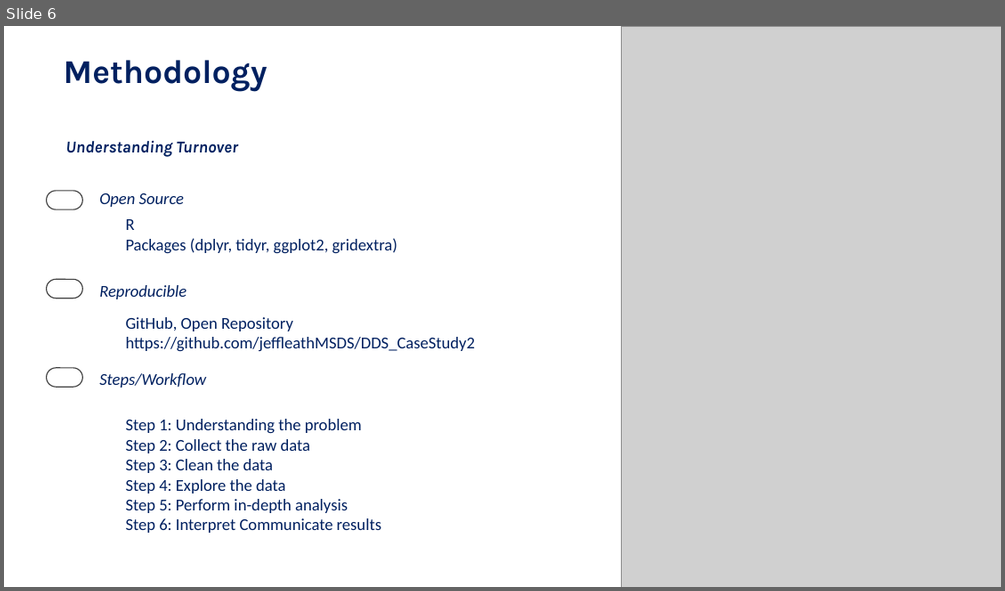
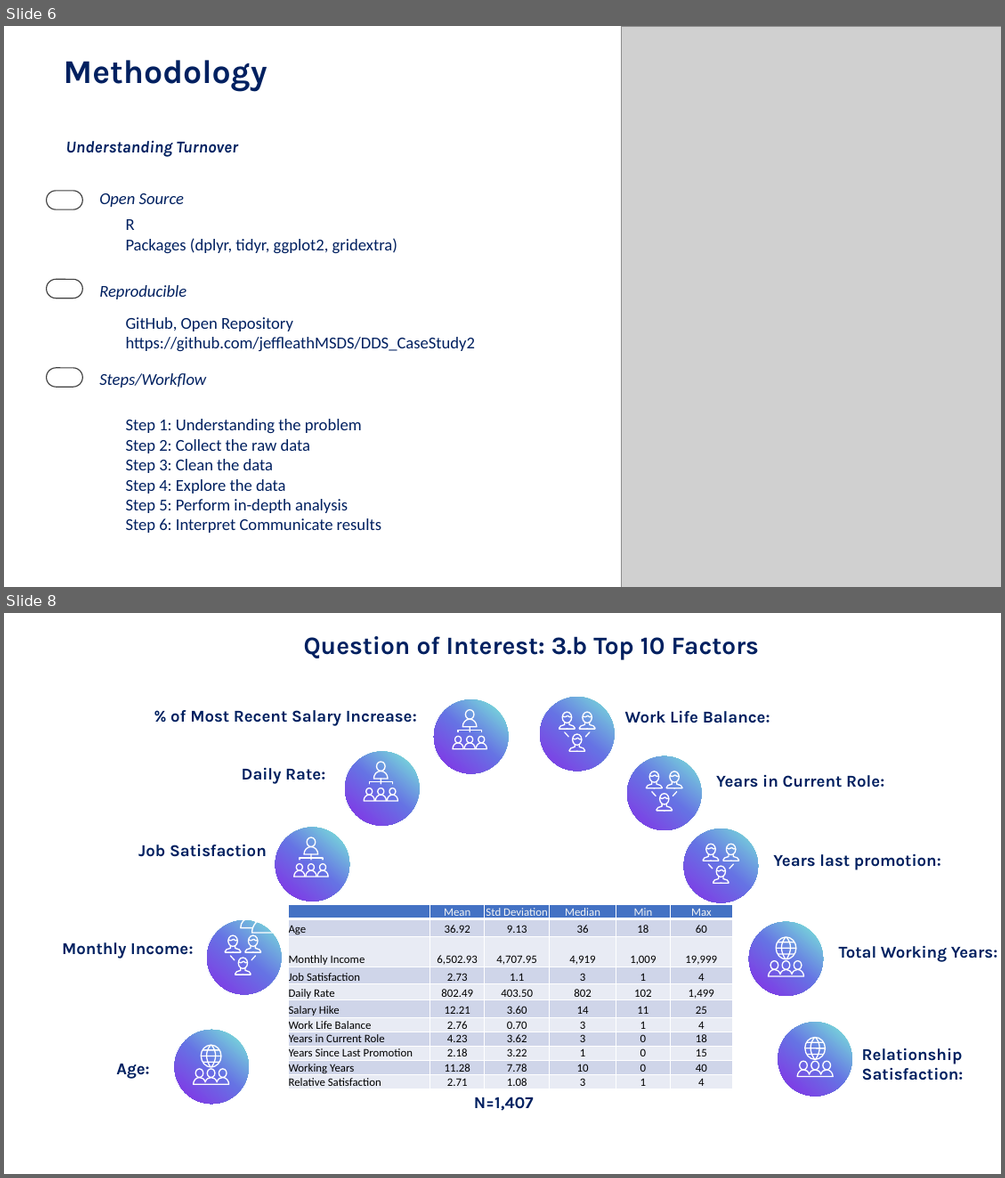
Before and after one commit to jeffleathMSDS/DDS_CaseStudy2, a slide deck: Target/DDSAnalytics_Fall2018.pptx. Shown one above the other, each under a label of ours: slide 6 before the commit, slides 6 and 8 after it; the slides between them are not shown. The pictures are 1005x591 and 1005x1178 pixels, drawn with LibreOffice and Linux fonts; fonts in the diff are those of the drawing; grey boxes stand for pictures. Boxes give left, top, right and bottom in pixels: in the first picture for what was removed or moved away, otherwise in the second. Text is boxed around its words. In the diff, an @@ line names an element or a change of style, - is before the commit and + after.

```diff
--- a/Target/DDSAnalytics_Fall2018.pptx
+++ b/Target/DDSAnalytics_Fall2018.pptx
@@ slide 8 added at box(4, 613, 1001, 1174), background #FFFFFF @@
@@ text added at box(304, 636, 759, 660), 24 pt, text #002060, bold @@
+Question of Interest: 3.b Top 10 Factors
@@ text added at box(170, 710, 417, 726), 16 pt, text #002060, bold @@
+% of Most Recent Salary Increase:
@@ text added at box(625, 710, 770, 723), 16 pt, text #002060, bold @@
+Work Life Balance:
@@ group added at box(434, 699, 508, 774): 5 ellipses, 5 freeform shapes, 1 line @@
@@ group added at box(536, 693, 618, 774): 10 freeform shapes, 3 ellipses, 2 lines @@
@@ text added at box(242, 767, 325, 784), 16 pt, text #002060, bold @@
+Daily Rate:
@@ group added at box(345, 751, 419, 826): 5 ellipses, 5 freeform shapes, 1 line @@
@@ group added at box(624, 753, 705, 835): 10 freeform shapes, 3 ellipses, 2 lines @@
@@ text added at box(716, 775, 884, 787), 16 pt, text #002060, bold @@
+Years in Current Role:
@@ text added at box(138, 844, 267, 857), 16 pt, text #002060, bold @@
+Job Satisfaction
@@ group added at box(275, 827, 349, 900): 5 ellipses, 5 freeform shapes, 1 line @@
@@ group added at box(680, 826, 761, 907): 10 freeform shapes, 3 ellipses, 2 lines @@
@@ text added at box(773, 853, 941, 870), 16 pt, text #002060, bold @@
+Years last promotion:
@@ table added at box(288, 905, 732, 1089), 11 rows, 6 columns @@
+ | Mean | Std Deviation | Median | Min | Max
+Age | 36.92 | 9.13 | 36 | 18 | 60
+Monthly Income | 6,502.93 | 4,707.95 | 4,919 | 1,009 | 19,999
+Job Satisfaction | 2.73 | 1.1 | 3 | 1 | 4
+Daily Rate | 802.49 | 403.50 | 802 | 102 | 1,499
+Salary Hike | 12.21 | 3.60 | 14 | 11 | 25
+Work Life Balance | 2.76 | 0.70 | 3 | 1 | 4
+Years in Current Role | 4.23 | 3.62 | 3 | 0 | 18
+Years Since Last Promotion | 2.18 | 3.22 | 1 | 0 | 15
+Working Years | 11.28 | 7.78 | 10 | 0 | 40
+Relative Satisfaction | 2.71 | 1.08 | 3 | 1 | 4
@@ group added at box(241, 882, 288, 933): 6 freeform shapes, 3 ellipses @@
@@ text added at box(62, 942, 193, 958), 16 pt, text #002060, bold @@
+Monthly Income:
@@ group added at box(203, 916, 285, 998): 10 freeform shapes, 3 ellipses, 2 lines @@
@@ text added at box(839, 945, 997, 962), 16 pt, text #002060, bold @@
+Total Working Years:
@@ group added at box(749, 922, 823, 996): 4 ellipses, 4 freeform shapes, 3 lines @@
@@ text added at box(116, 1063, 149, 1078), 16 pt, text #002060, bold @@
+Age:
@@ text added at box(862, 1047, 963, 1080), 16 pt, text #002060, bold @@
+Relationship
+Satisfaction:
@@ group added at box(175, 1030, 249, 1103): 4 ellipses, 4 freeform shapes, 3 lines @@
@@ group added at box(778, 1022, 852, 1096): 4 ellipses, 4 freeform shapes, 3 lines @@
@@ text added at box(474, 1096, 534, 1111), 16 pt, text #002060, bold @@
+N=1,407
```
Also in this commit, not shown: 3 slides changed, 16 other slides added, 7 slides removed.
